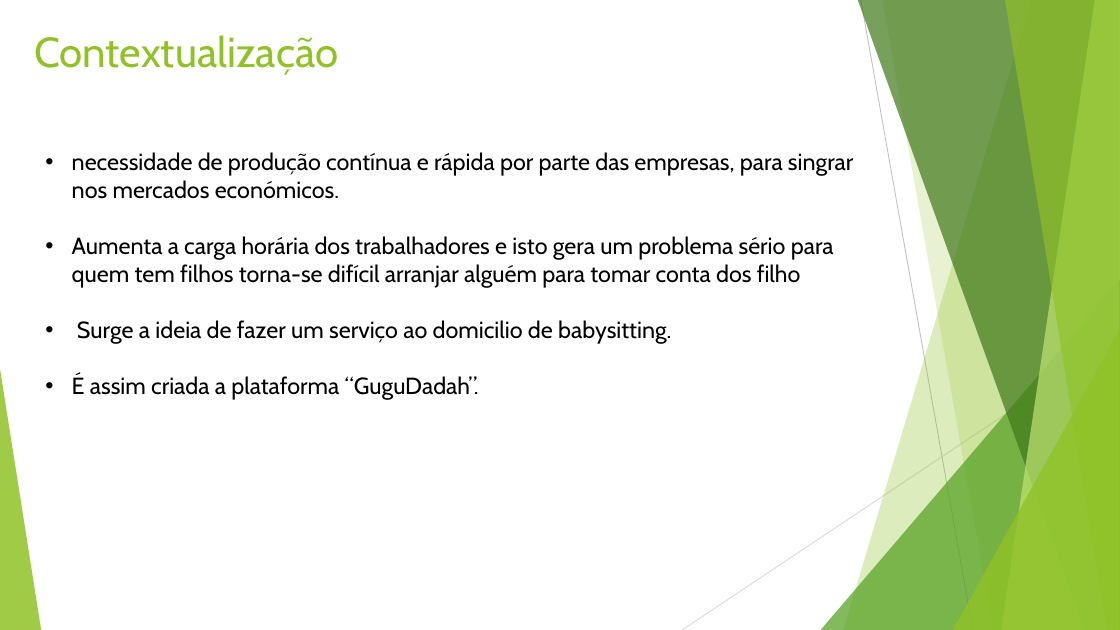
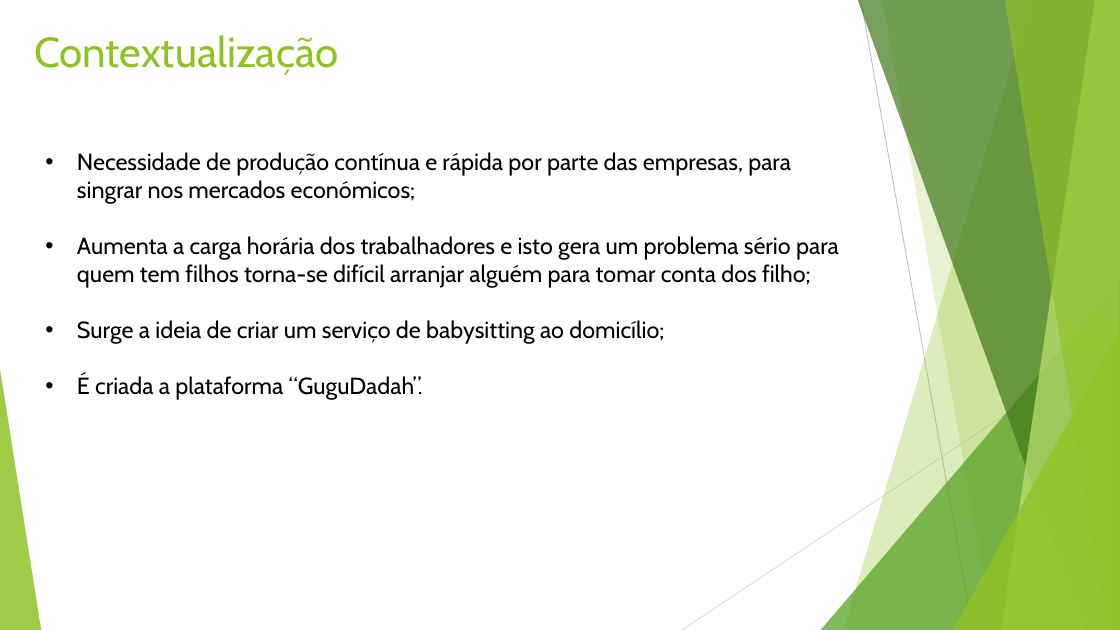
Before and after one commit to vitorjrc/babysitting-system, a slide deck: slide 2 of relatorio/LI4.pptx (slide 3 before the commit). Drawn at 1120x630 pixels with LibreOffice and Linux fonts; fonts in the diff are those of the drawing. Boxes give left, top, right and bottom in pixels: in the first picture for what was removed or moved away, otherwise in the second. Text is boxed around its words. In the diff, an @@ line names an element or a change of style, - is before the commit and + after.

```diff
--- a/relatorio/LI4.pptx
+++ b/relatorio/LI4.pptx
@@ text at [77, 152, 839, 400]: text changed @@
-• necessidade de produção contínua e rápida por parte das empresas, para singrar nos mercados económicos.
-• Aumenta a carga horária dos trabalhadores e isto gera um problema sério para quem tem filhos torna-se difícil arranjar alguém para tomar conta dos filho
-• Surge a ideia de fazer um serviço ao domicilio de babysitting.
-• É assim criada a plataforma “GuguDadah”.
+• Necessidade de produção contínua e rápida por parte das empresas, para singrar nos mercados económicos;
+• Aumenta a carga horária dos trabalhadores e isto gera um problema sério para quem tem filhos torna-se difícil arranjar alguém para tomar conta dos filho;
+• Surge a ideia de criar um serviço de babysitting ao domicílio;
+• É criada a plataforma “GuguDadah”.
```
Also in this commit, not shown: 6 other slides changed, 4 slides added, 4 slides removed.
